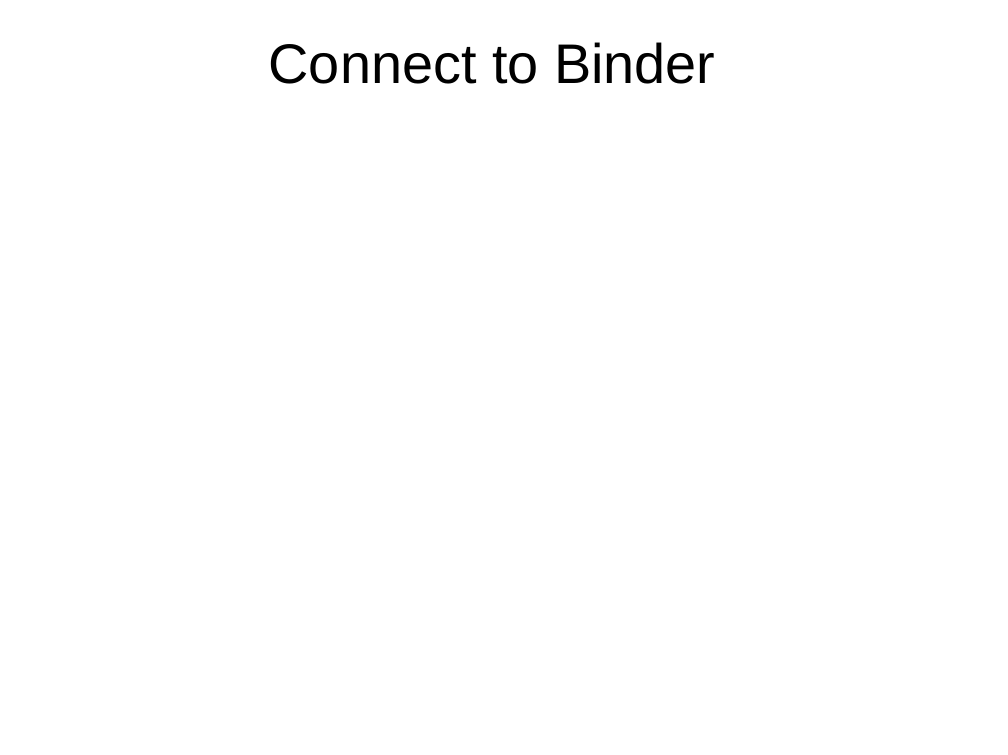
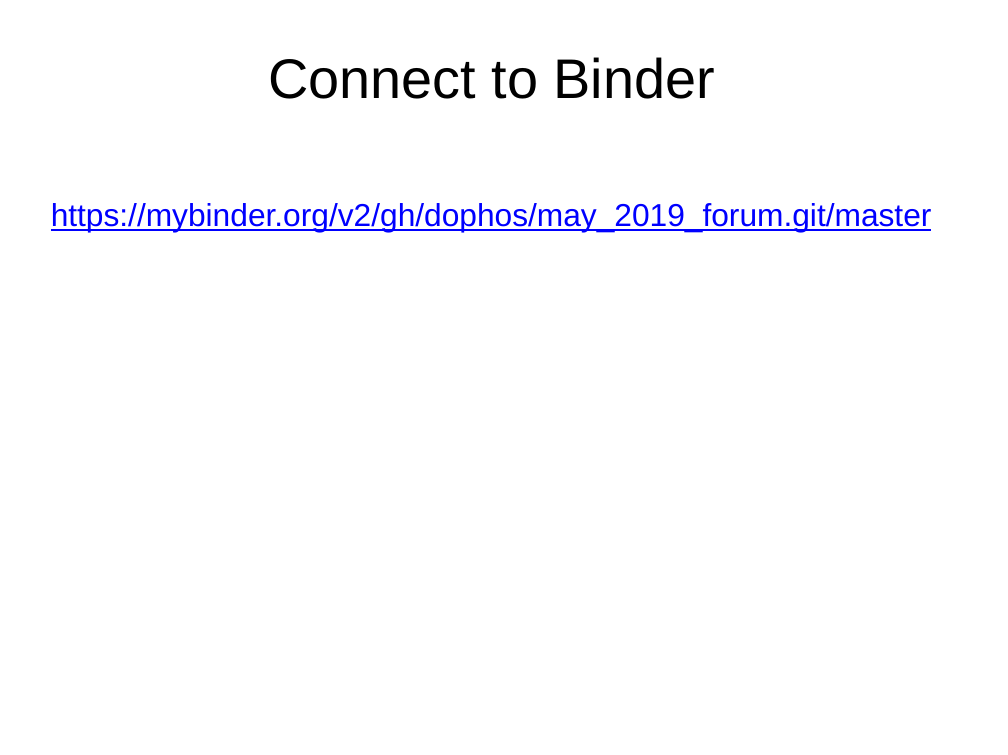
Before and after one commit to dohyunkim116/may_2019_forum, a slide deck: slide 3 of parallel_processing_in_R.pptx. Drawn at 1008x755 pixels with LibreOffice and Linux fonts; fonts in the diff are those of the drawing. Boxes give left, top, right and bottom in pixels: in the first picture for what was removed or moved away, otherwise in the second. Text is boxed around its words. In the diff, an @@ line names an element or a change of style, - is before the commit and + after.

```diff
--- a/parallel_processing_in_R.pptx
+++ b/parallel_processing_in_R.pptx
@@ title "Connect to Binder": place and size @@
-title "Connect to Binder" at [269, 42, 715, 84]
+title "Connect to Binder" at [268, 57, 715, 99]
@@ text added at [51, 203, 932, 232], 25 pt, text #0000FF, underline @@
+https://mybinder.org/v2/gh/dophos/may_2019_forum.git/master
```
Also in this commit, not shown: 1 other slide changed, 2 slides added.
